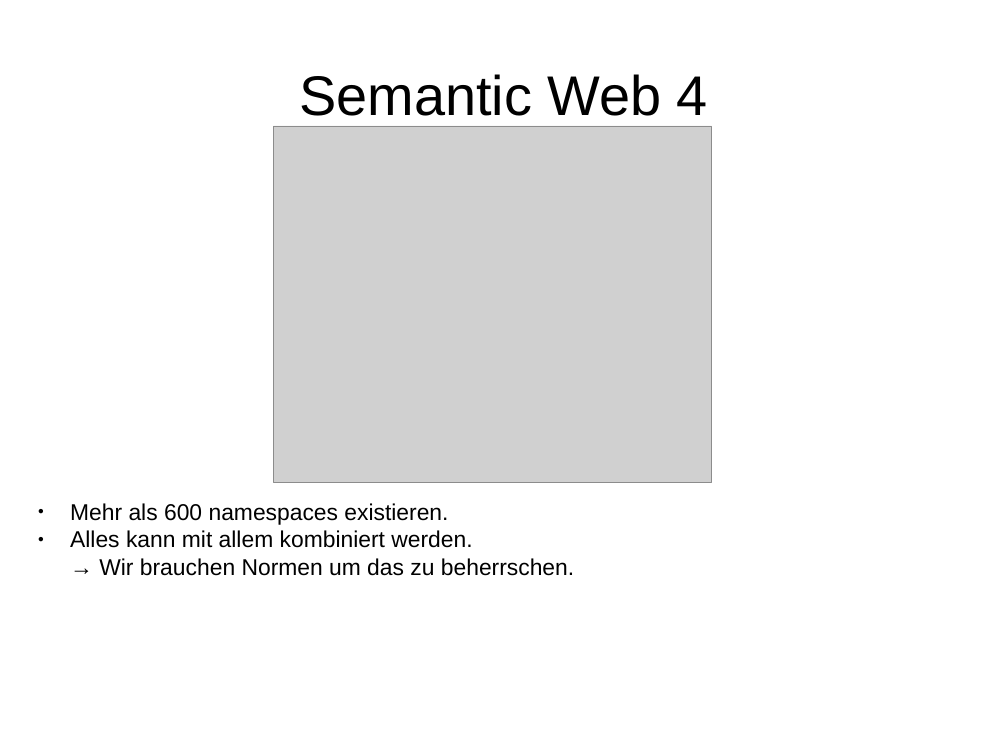
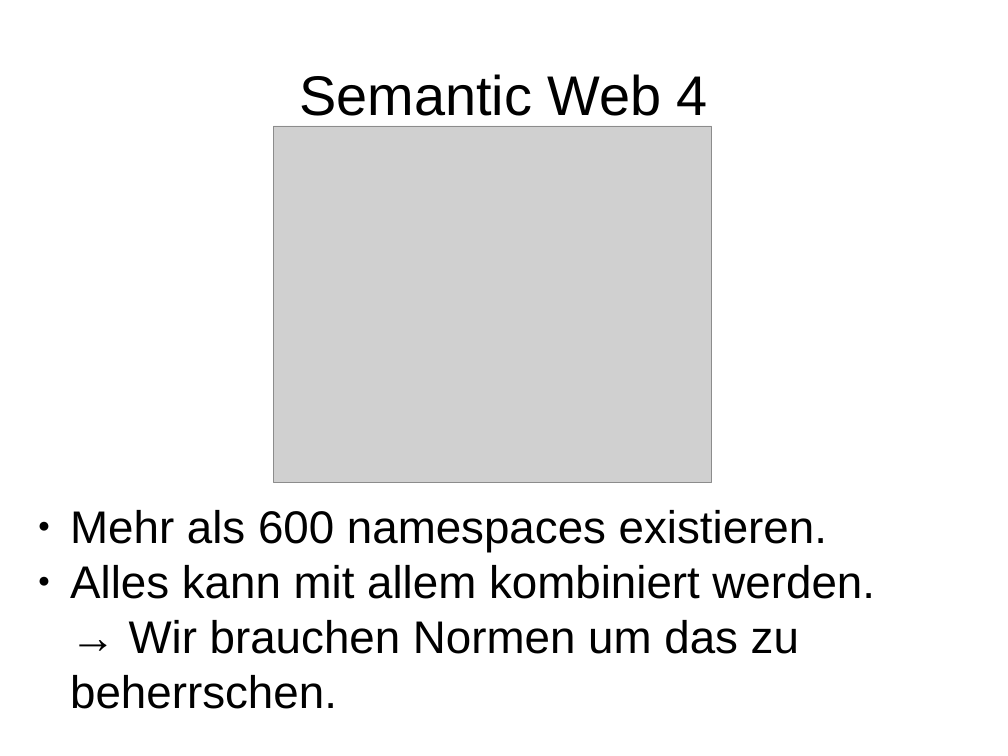
Before and after one commit to BB-Open/pkan_dcatapde, a slide deck: slide 7 of docs/figures/plone2018.odp. Drawn at 1008x756 pixels with LibreOffice and Linux fonts; fonts in the diff are those of the drawing; grey boxes stand for pictures. Boxes give left, top, right and bottom in pixels: in the first picture for what was removed or moved away, otherwise in the second. Text is boxed around its words. In the diff, an @@ line names an element or a change of style, - is before the commit and + after.

```diff
--- a/docs/figures/plone2018.odp
+++ b/docs/figures/plone2018.odp
@@ text "Mehr als 600 namespaces existieren." at (70,510,875,709): size 18 to 36 pt @@
```
Also in this commit, not shown: 6 other slides changed, 2 slides added, 1 slide removed, 1 other file.
